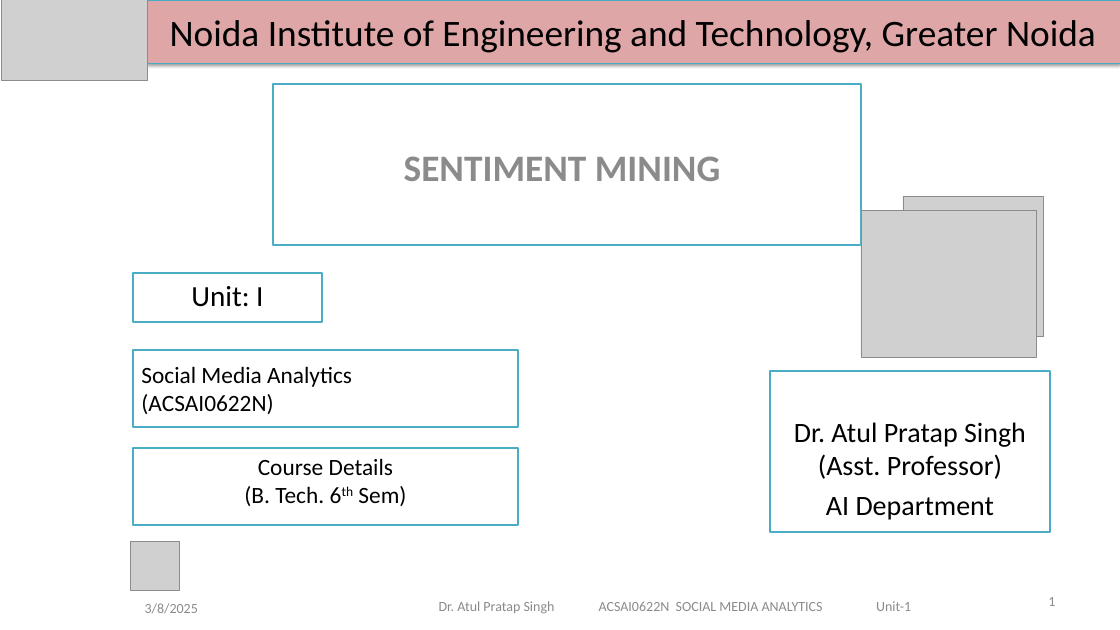
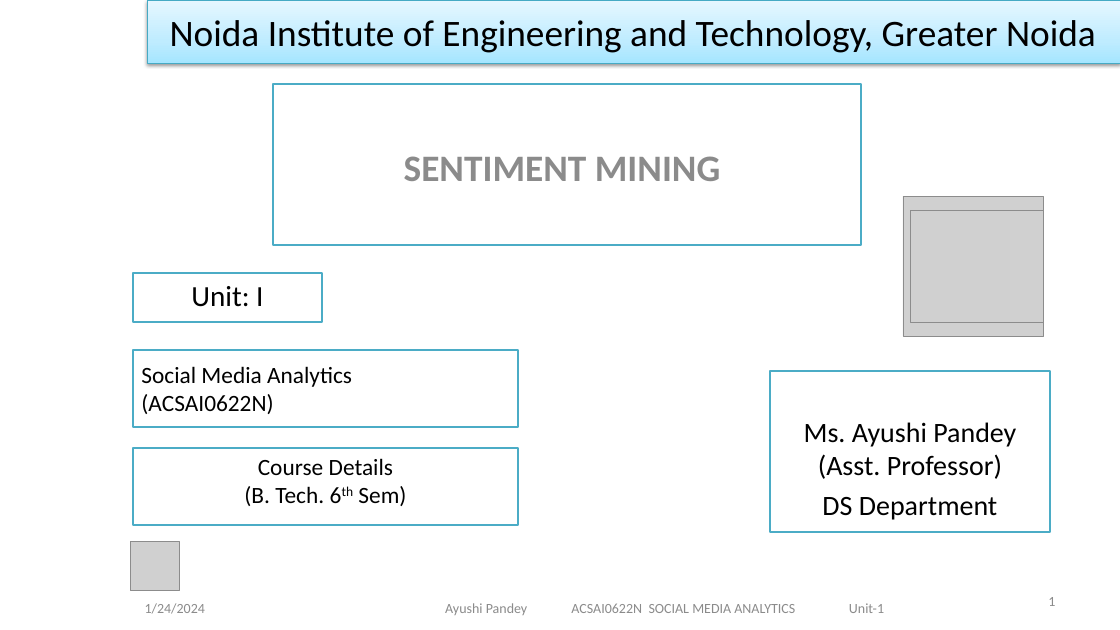
Before and after one commit to DevGoyalG/NIET-Study-Material, a slide deck: slide 1 of CSE (Artificial Intelligence and Machine Learning)/Third Year/Sixth Semester/PPTs/Social Media Analytics/SMA - Unit 1.pptx. Drawn at 1120x630 pixels with LibreOffice and Linux fonts; fonts in the diff are those of the drawing; grey boxes stand for pictures; background and template pictures are left out. Boxes give left, top, right and bottom in pixels: in the first picture for what was removed or moved away, otherwise in the second. Text is boxed around its words. In the diff, an @@ line names an element or a change of style, - is before the commit and + after.

```diff
--- a/CSE (Artificial Intelligence and Machine Learning)/Third Year/Sixth Semester/PPTs/Social Media Analytics/SMA - Unit 1.pptx
+++ b/CSE (Artificial Intelligence and Machine Learning)/Third Year/Sixth Semester/PPTs/Social Media Analytics/SMA - Unit 1.pptx
@@ picture removed at (2, 0, 147, 81) @@
@@ title "Noida Institute of Engineering and ..." at (147, 0, 1120, 63): fill #DEA6A6 to gradient #A7E6FF to #C1EDFF to #E7F8FF @@
@@ picture: place and size @@
-picture at (861, 210, 1036, 357)
+picture at (910, 210, 1043, 322)
@@ text in rectangle at (804, 422, 1016, 520): text changed @@
-Dr. Atul Pratap Singh (Asst. Professor)
-AI Department
+Ms. Ayushi Pandey (Asst. Professor)
+DS Department
@@ text at (445, 597, 1055, 615): text changed @@
-Dr. Atul Pratap Singh ACSAI0622N SOCIAL MEDIA ANALYTICS Unit-1
+Ayushi Pandey ACSAI0622N SOCIAL MEDIA ANALYTICS Unit-1
@@ text at (145, 603, 205, 614): text changed @@
-3/8/2025
+1/24/2024
```
Also in this commit, not shown: 96 other slides changed, 9 other files.
